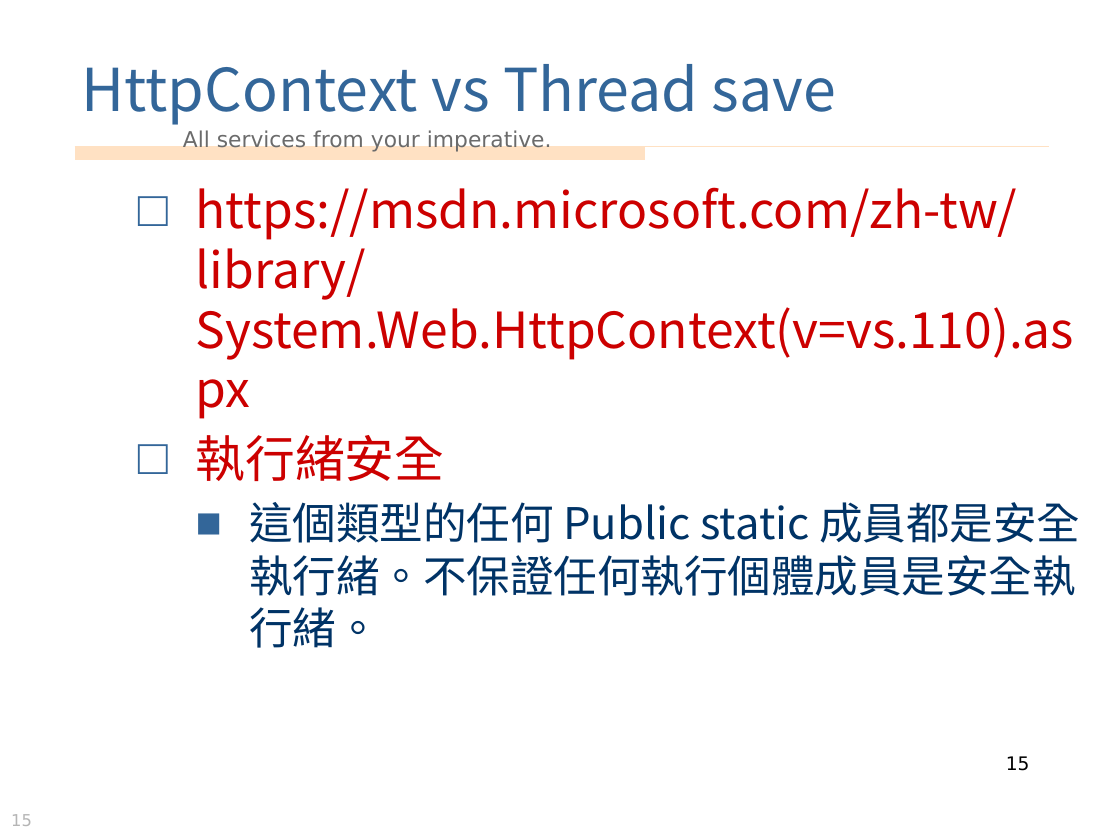
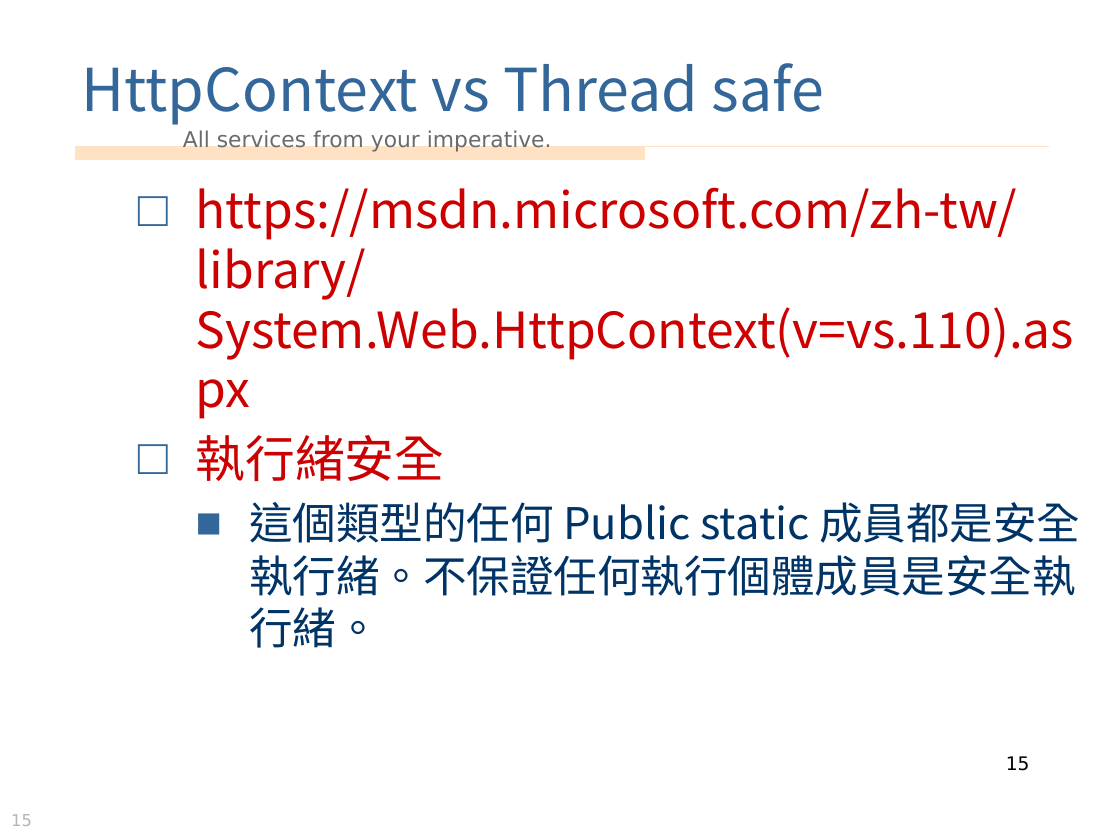
Before and after one commit to vulcanlee/Parallel_Asynchronous_Sample, a slide deck: slide 15 of 多執行緒處理和非同步處理.pptx. Drawn at 1120x840 pixels with LibreOffice and Linux fonts; fonts in the diff are those of the drawing; background and template pictures are left out. Boxes give left, top, right and bottom in pixels: in the first picture for what was removed or moved away, otherwise in the second. Text is boxed around its words. In the diff, an @@ line names an element or a change of style, - is before the commit and + after.

Commit message:
修正簡報內的錯誤文字

```diff
--- a/多執行緒處理和非同步處理.pptx
+++ b/多執行緒處理和非同步處理.pptx
@@ title at (82,63,824,125): text changed @@
-HttpContext vs Thread save
+HttpContext vs Thread safe
```
